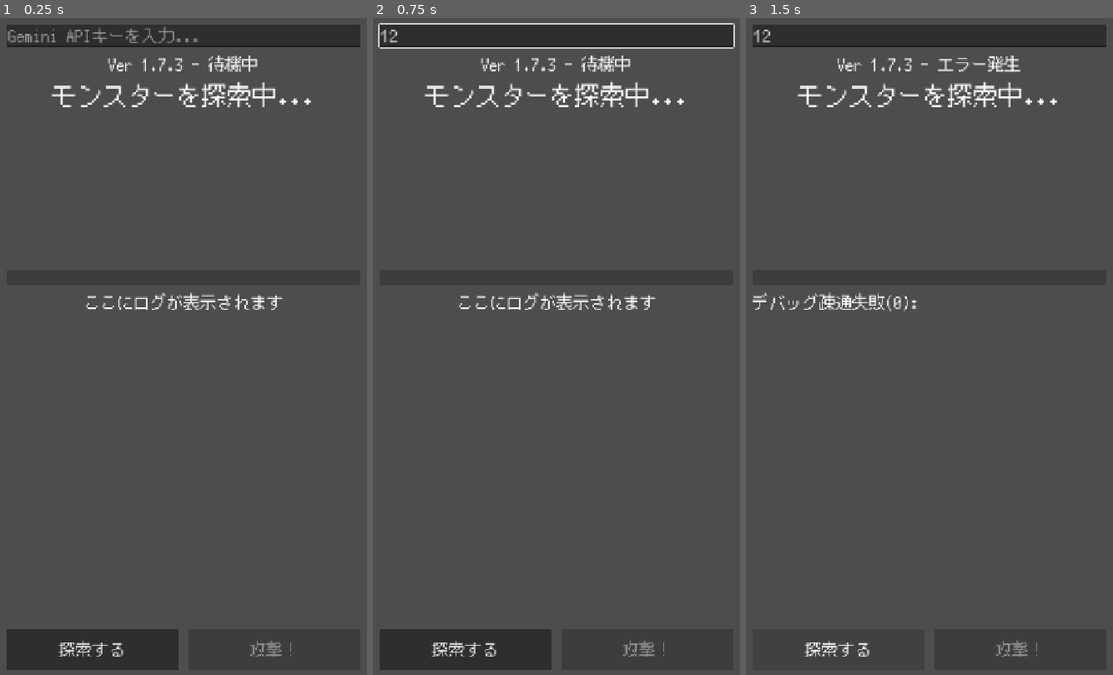
Above: before the commit, frames 1-3 (left to right).
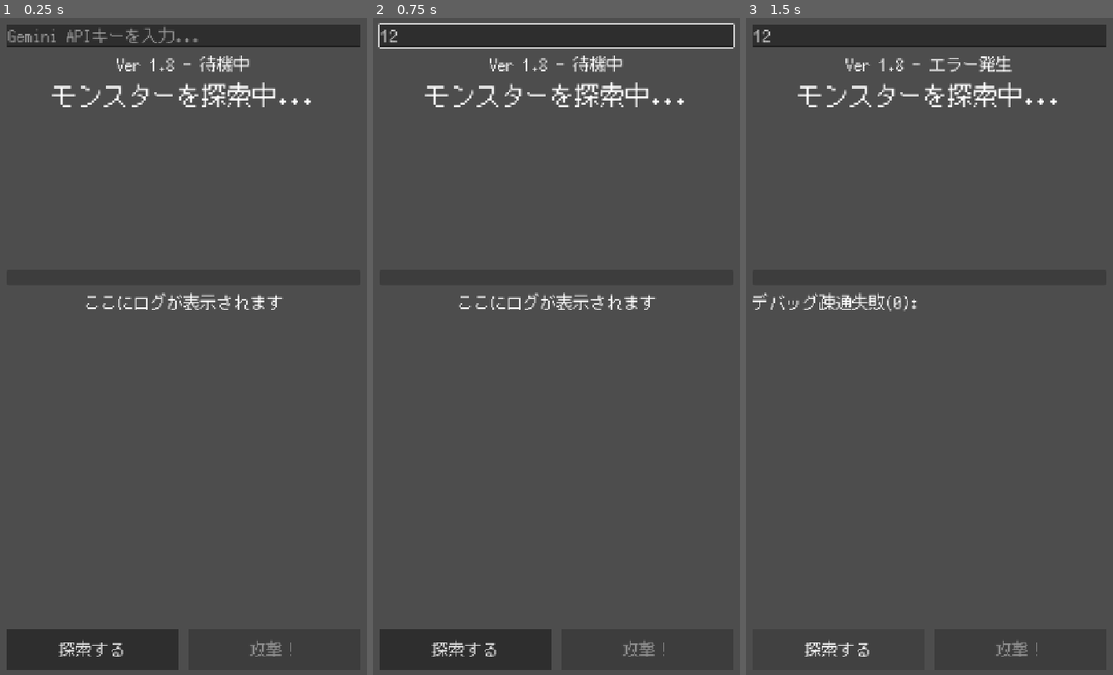
Above: after the commit, the same moments.

Repository: Usobanana/antigravity-aitest001
Game: Godot game, scene res://scenes/main.tscn
The game is run twice, just before and just after one commit, with the same random seed, the same clock (stepped at 60 frames per second) and the same inputs.
Inputs (mouse positions are in pixels of both pictures, inside the frame that each line leads up to):
- Up to frame 1 (0.25 s): no input
- Up to frame 2 (0.75 s): click (556, 37) at 0.52 s; type "12" at 0.6 s
- Up to frame 3 (1.5 s): click "探索する" at 1.25 s

The runs differ from the first frame. In frame 1, 0.4% of the frame differs, in the area x 29-71%, y 5-9%; in frame 2, 0.4%; in frame 3, 0.5%, in the area x 25-75%, y 5-9%.

Commit message:
feat: implement battle visual effects (shake, flash, death) and update to Ver 1.8

Diff:
--- a/新しいゲームプロジェクト/scripts/main.gd
+++ b/新しいゲームプロジェクト/scripts/main.gd
@@ -12,7 +12,7 @@
 @onready var api_key_input = $UI/APIKeyInput
 @onready var monster_image = $UI/MonsterInfo/MonsterImage
 const SAVE_PATH = "user://settings.cfg"
-const APP_VERSION = "Ver 1.7.3"
+const APP_VERSION = "Ver 1.8"
 
 var image_http_request: HTTPRequest
 
@@ -141,6 +141,8 @@
 	if err == OK:
 		var tex = ImageTexture.create_from_image(image)
 		monster_image.texture = tex
+		monster_image.modulate = Color.WHITE
+		monster_image.self_modulate.a = 1.0 # 透明度リセット
 		log_label.text += "\n[color=green](画像を表示しました)[/color]"
 	else:
 		log_label.text += "\n[color=red](画像解析失敗: " + str(err) + ")[/color]"
